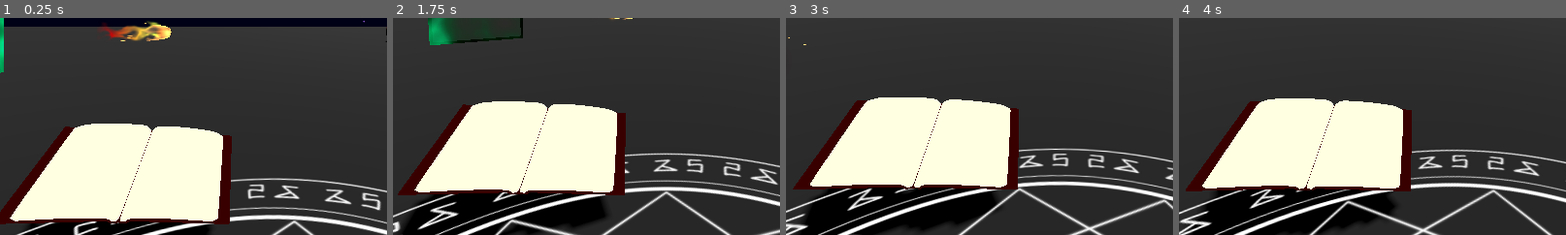
Above: before the commit, frames 1-4 (left to right).
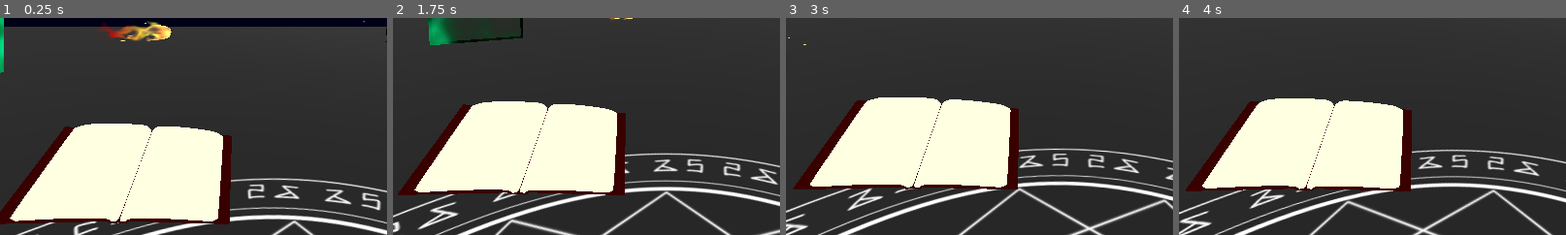
Above: after the commit, the same moments.

Repository: wispykey/shader-dump
Game: Godot game, scene res://demo_map.tscn
The game is run twice, just before and just after one commit, with the same random seed, the same clock (stepped at 60 frames per second) and the same inputs.
Inputs (mouse positions are % of the whole screen's width and height, from its top left):
- Up to frame 1 (0.25 s): no input
- Up to frame 2 (1.75 s): move the mouse to (72, 45) at 0.52 s; hold D (move_right) 0.53-1.28 s; hold Tab (toggle_mouse_capture) 0.53-1.28 s; click (72, 45) at 0.67 s; tap Space (move_jump) at 0.77, 1.52 s; move the mouse to (45, 50) at 1.27 s; hold W (move_forward) from 1.28 s (still down); tap Mouse wheel down (wheel_down) at 1.35 s
- Up to frame 3 (3 s): keep holding W (move_forward); move the mouse to (52, 48) at 2.02 s; hold Mouse wheel up (wheel_up) 2.03-2.78 s; move the mouse to (49, 52) at 2.77 s; tap Tab (toggle_mouse_capture) at 2.85 s; click (49, 52) at 2.92 s
- Up to frame 4 (4 s): keep holding W (move_forward); tap Space (move_jump) at 3.02, 3.77 s; move the mouse to (57, 51) at 3.52 s; hold Mouse wheel down (wheel_down) from 3.53 s (still down)
The pictures show only the part of the screen within x 15-65%, y 50-100%; the shares and areas given below are measured in that part.

The runs differ from the first frame. In frame 1, 2.2% of the frame differs, in the area x 5-55%, y 93-100%; in frame 2, 7.0%; in frame 3, 7.5%; in frame 4, 7.5%, in the area x 3-56%, y 78-100%.

Commit message:
Begin ocean studies

Diff:
--- a/Objects/book.tscn
+++ b/Objects/book.tscn
@@ -44,6 +44,7 @@
 cull_mode = 2
 shading_mode = 0
 albedo_color = Color(1, 1, 0.8865197, 1)
+refraction_enabled = true
 
 [sub_resource type="StandardMaterial3D" id="StandardMaterial3D_aamt7"]
 
@@ -105,11 +106,9 @@
 
 [node name="Pages" type="MeshInstance3D" parent="." unique_id=647771167]
 material_override = SubResource("StandardMaterial3D_kh36y")
-gi_mode = 0
 mesh = SubResource("ArrayMesh_478cx")
 
 [node name="ActivePage" type="MeshInstance3D" parent="." unique_id=1231952061]
 transform = Transform3D(1, 0, 0, 0, 1, 0, 0, 0, 1, 0.66424847, -0.05078876, 0.028523743)
-visible = false
 material_override = SubResource("ShaderMaterial_f0xhj")
 mesh = SubResource("BoxMesh_3r6c0")
--- /dev/null
+++ b/Studies/Ocean/Ocean.tscn
@@ -0,0 +1,35 @@
+[gd_scene format=3 uid="uid://qr3ukna4genk"]
+
+[ext_resource type="Shader" uid="uid://cxx04we8da7ub" path="res://Studies/Ocean/bad_ocean.gdshader" id="1_wuva5"]
+
+[sub_resource type="ShaderMaterial" id="ShaderMaterial_m30vx"]
+render_priority = 0
+shader = ExtResource("1_wuva5")
+
+[sub_resource type="PlaneMesh" id="PlaneMesh_yyx46"]
+size = Vector2(100, 100)
+subdivide_width = 40
+subdivide_depth = 40
+
+[sub_resource type="SphereMesh" id="SphereMesh_m30vx"]
+radius = 5.0
+height = 10.0
+
+[sub_resource type="CapsuleMesh" id="CapsuleMesh_ml6ug"]
+radius = 2.0
+height = 15.0
+
+[node name="Ocean" type="Node3D" unique_id=1599458769]
+
+[node name="Water" type="MeshInstance3D" parent="." unique_id=1049032949]
+material_override = SubResource("ShaderMaterial_m30vx")
+mesh = SubResource("PlaneMesh_yyx46")
+
+[node name="Sphere" type="MeshInstance3D" parent="." unique_id=1391737527]
+transform = Transform3D(1, 0, 0, 0, 1, 0, 0, 0, 1, -6.5363884, -4.6295867, 0)
+mesh = SubResource("SphereMesh_m30vx")
+
+[node name="Stick" type="MeshInstance3D" parent="." unique_id=1931934593]
+transform = Transform3D(-0.22443438, 0, 0, 0, -1.5539975, 0, 0, 0, -0.24479124, 3.5513492, -7.9765716, 0)
+cast_shadow = 0
+mesh = SubResource("CapsuleMesh_ml6ug")
--- /dev/null
+++ b/Studies/Ocean/bad_ocean.gdshader
@@ -0,0 +1,35 @@
+shader_type spatial;
+
+float noise(vec2 p) {
+    vec2 i = floor(p);
+    vec2 f = fract(p);
+
+    float a = fract(sin(dot(i, vec2(127.1, 311.7))) * 43758.5453);
+    float b = fract(sin(dot(i + vec2(1.0, 0.0), vec2(127.1, 311.7))) * 43758.5453);
+    float c = fract(sin(dot(i + vec2(0.0, 1.0), vec2(127.1, 311.7))) * 43758.5453);
+    float d = fract(sin(dot(i + vec2(1.0, 1.0), vec2(127.1, 311.7))) * 43758.5453);
+
+    vec2 u = f * f * (3.0 - 2.0 * f);
+
+    return mix(mix(a, b, u.x), mix(c, d, u.x), u.y);
+}
+
+
+void vertex() {
+	// Called for every vertex the material is visible on.
+	float height = sin(VERTEX.x + TIME);
+	height += sin(VERTEX.z - TIME);
+
+	VERTEX.y = noise((VERTEX.xz + TIME) * 1.2);
+}
+
+void fragment() {
+	// Called for every pixel the material is visible on.
+	float h = noise(UV * 10.);
+	ALBEDO = vec3(h);
+}
+
+//void light() {
+//	// Called for every pixel for every light affecting the material.
+//	// Uncomment to replace the default light processing function with this one.
+//}
--- /dev/null
+++ b/Studies/Ocean/ocean.gdshader
@@ -0,0 +1,165 @@
+shader_type spatial;
+//render_mode unshaded;
+
+uniform sampler2D DEPTH_TEXTURE: hint_depth_texture, filter_linear_mipmap;
+uniform float max_depth: hint_range(0.1, 50.0, 0.1) = 10.0;
+uniform float water_level: hint_range(-10., 10., 0.1) = 0.0;
+
+uniform sampler2D SCREEN_TEXTURE: hint_screen_texture, filter_linear_mipmap;
+uniform vec3 underwater_fog_color: source_color = vec3(0., 0.05, 0.1);
+uniform float fade_start_depth: hint_range(0., 50., 0.1) = 0.5;
+
+// wave parameters
+uniform float sea_height : hint_range(0.0, 5.0) = 1.3;
+uniform float sea_choppy : hint_range(0.0, 10.0) = 4.0;
+uniform float sea_speed : hint_range(0.0, 5.0) = 1.5;
+uniform float sea_freq : hint_range(0.0, 0.5) = 0.08;
+// iterations
+uniform int ITER_GEOMETRY = 3;
+uniform int ITER_FRAGMENT = 5;
+const mat2 octave_m = mat2(vec2(1.6, 1.2), vec2(-1.2, 1.6));
+
+varying vec3 world_vert;
+varying float wave_height;
+varying vec3 vertex_normal_world;
+
+
+float hash12(vec2 p) {
+    uvec2 q = uvec2(ivec2(p)) * uvec2(1597334677u, 3812015801u);
+    uint n = (q.x ^ q.y) * 1597334677u;
+    return float(n) * (1.0 / 4294967295.0);
+}
+
+float noise(in vec2 p) {
+    vec2 i = floor(p);
+    vec2 f = fract(p);
+    vec2 u = f * f * (3.0 - 2.0 * f);
+    return -1.0 + 2.0 * mix(mix(hash12(i + vec2(0.0, 0.0)), hash12(i + vec2(1.0, 0.0)), u.x),
+                            mix(hash12(i + vec2(0.0, 1.0)), hash12(i + vec2(1.0, 1.0)), u.x), u.y);
+}
+
+float sea_octave(vec2 uv, float choppy) {
+    uv += noise(uv);
+    vec2 wv = 1.0 - abs(sin(uv));
+    vec2 swv = abs(cos(uv));
+    wv = mix(wv, swv, wv);
+    return pow(1.0 - pow(wv.x * wv.y, 0.65), choppy);
+}
+
+float map(vec3 p, float time) {
+    float freq = sea_freq;
+    float amp = sea_height;
+    float choppy = sea_choppy;
+    vec2 uv = p.xz;
+    uv.x *= 0.75;
+    float h = 0.0;
+    for (int i = 0; i < ITER_GEOMETRY; i++) {
+        float d = sea_octave((uv + time * sea_speed) * freq, choppy);
+        d += sea_octave((uv - time * sea_speed) * freq, choppy);
+        h += d * amp;
+        uv *= octave_m;
+        freq *= 1.9;
+        amp *= 0.22;
+        choppy = mix(choppy, 1.0, 0.2);
+    }
+    return p.y - h;
+}
+
+float map_detailed(vec3 p, float time) {
+    float freq = sea_freq;
+    float amp = sea_height;
+    float choppy = sea_choppy;
+    vec2 uv = p.xz;
+    uv.x *= 0.75;
+    float h = 0.0;
+    for (int i = 0; i < ITER_FRAGMENT; i++) {
+        float d = sea_octave((uv + time * sea_speed) * freq, choppy);
+        d += sea_octave((uv - time * sea_speed) * freq, choppy);
+        h += d * amp;
+        uv *= octave_m;
+        freq *= 1.9;
+        amp *= 0.22;
+        choppy = mix(choppy, 1.0, 0.2);
+    }
+    return p.y - h;
+}
+
+vec3 get_normal_detailed(vec3 p, float eps, float time) {
+    vec3 n;
+    n.y = map_detailed(p, time);
+    n.x = map_detailed(vec3(p.x + eps, p.y, p.z), time) - n.y;
+    n.z = map_detailed(vec3(p.x, p.y, p.z + eps), time) - n.y;
+    n.y = eps;
+    return normalize(n);
+}
+
+// GET LINEAR DEPTH FROM DEPTH TEXTURE
+float get_linear_depth(sampler2D d_tex, vec2 uv, mat4 inv_proj) {
+    float depth = texture(d_tex, uv).x;
+    vec3 ndc = vec3(uv * 2.0 - 1.0, depth);
+#if CURRENT_RENDERER == RENDERER_COMPATIBILITY
+    ndc.z = depth * 2.0 - 1.0;
+#endif
+    vec4 view = inv_proj * vec4(ndc, 1.0);
+    return -view.z / view.w;
+}
+
+
+void vertex() {
+    vec3 world_pos = (MODEL_MATRIX * vec4(VERTEX, 1.0)).xyz;
+    wave_height = -map(world_pos, TIME);
+    VERTEX.y = wave_height;
+    world_vert = (MODEL_MATRIX * vec4(VERTEX, 1.0)).xyz;
+    float vertex_eps = 0.1;
+    float h_center = wave_height;
+    float h_x = -map(world_pos + vec3(vertex_eps, 0.0, 0.0), TIME);
+    float h_z = -map(world_pos + vec3(0.0, 0.0, vertex_eps), TIME);
+    vec3 n_geom = normalize(vec3(h_center - h_x, vertex_eps, h_center - h_z));
+    vertex_normal_world = n_geom;
+}
+
+void fragment() {
+	// Called for every pixel the material is visible on.
+	float depth = texture(DEPTH_TEXTURE, SCREEN_UV).x;
+
+    float lod_epsilon = 0.01;
+    vec3 detailed_normal = get_normal_detailed(world_vert, lod_epsilon, TIME);
+    NORMAL = (VIEW_MATRIX * vec4(detailed_normal, 0.0)).xyz;
+
+	vec3 ndc;
+	if (CURRENT_RENDERER == RENDERER_COMPATIBILITY) {
+		ndc = vec3(SCREEN_UV, depth) * 2.0 - 1.0;
+	} else {
+		ndc = vec3(SCREEN_UV * 2.0 - 1.0, depth);
+	}
+
+	vec4 world = INV_VIEW_MATRIX * INV_PROJECTION_MATRIX * vec4(ndc, 1.0);
+	vec3 world_pos = world.xyz / world.w;
+
+
+	float surface_y = water_level;
+
+
+    // linear depth of the water surface itself
+    float water_linear_depth = -VERTEX.z;
+    // linear depth of what's behind the water
+    float bg_linear_depth = get_linear_depth(DEPTH_TEXTURE, SCREEN_UV, INV_PROJECTION_MATRIX);
+    float thickness = max(0.0, bg_linear_depth - water_linear_depth);
+
+	//float grayscale = clamp(thickness / max_depth, 0., 1.);
+	//ALBEDO = vec3(grayscale);
+
+	vec3 screen_color = texture(SCREEN_TEXTURE, SCREEN_UV).rgb;
+	float fade_range = max(0.001, max_depth - fade_start_depth);
+	float depth_ratio = clamp((thickness - fade_start_depth) / fade_range, 0., 1.);
+
+	ALBEDO = mix(screen_color, underwater_fog_color, depth_ratio);
+
+
+
+	//ALBEDO = vec3(clamp(thickness, 0.0, 1.0));
+	//ALBEDO = vec3(depth_ratio);
+
+
+
+}
Not shown, added: Studies/Ocean/bad_ocean.gdshader.uid
Not shown, added: Studies/Ocean/ocean.gdshader.uid
